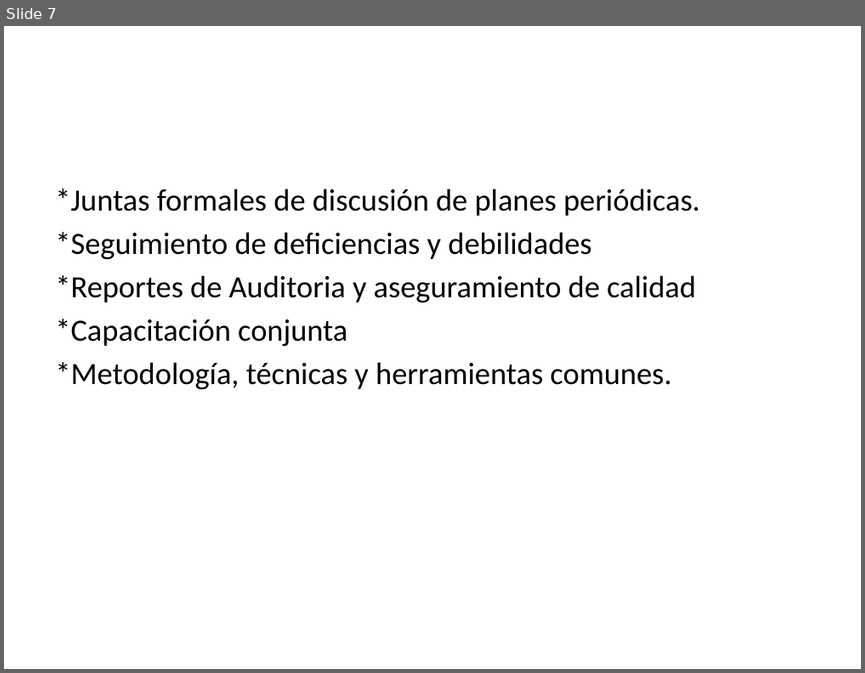
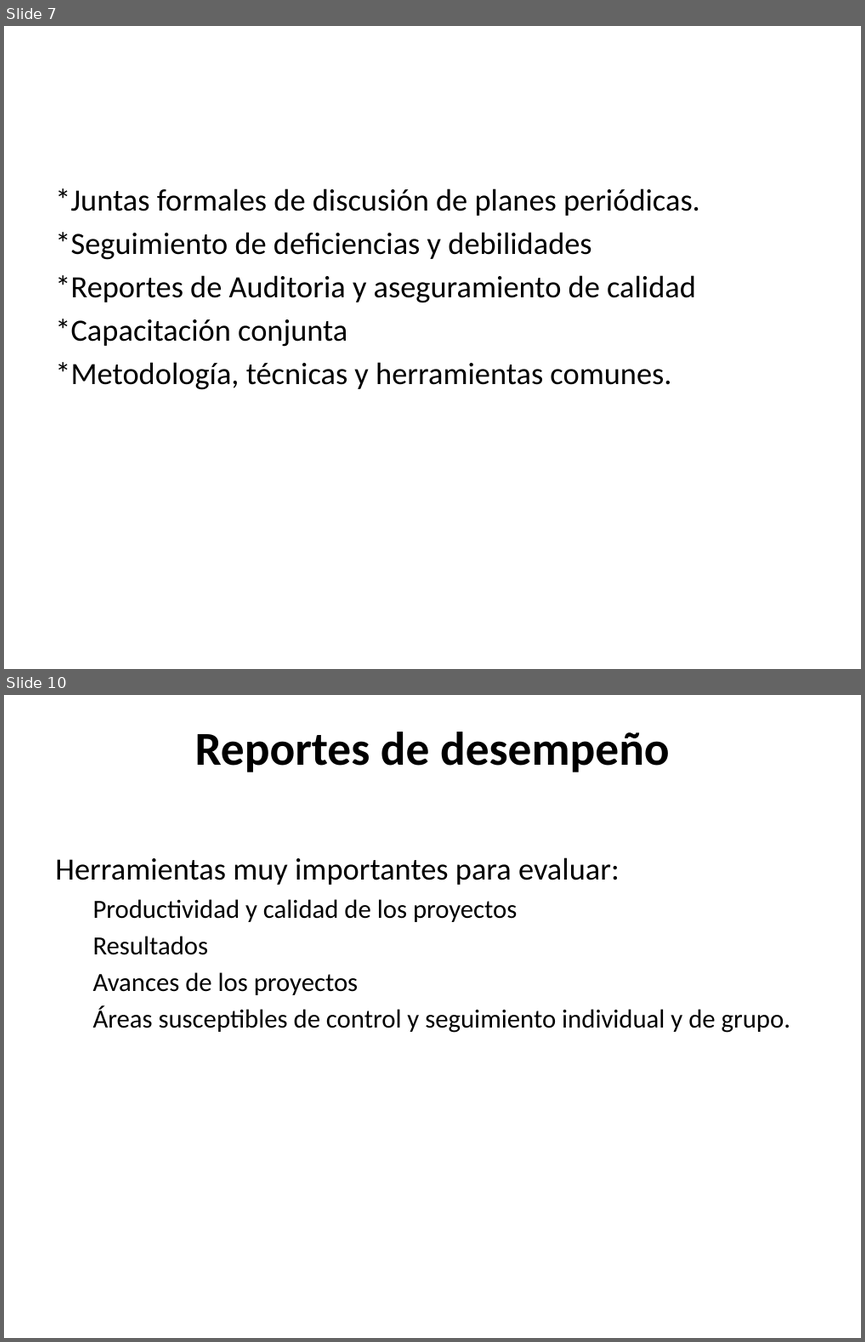
Before and after one commit to lc850/auditoria, a slide deck: unidad III (organizacion).pptx. Shown one above the other, each under a label of ours: slide 7 before the commit, slides 7 and 10 after it; the slides between them are not shown. The pictures are 865x673 and 865x1342 pixels, drawn with LibreOffice and Linux fonts; fonts in the diff are those of the drawing. Boxes give left, top, right and bottom in pixels: in the first picture for what was removed or moved away, otherwise in the second. Text is boxed around its words. In the diff, an @@ line names an element or a change of style, - is before the commit and + after.

```diff
--- a/unidad III (organizacion).pptx
+++ b/unidad III (organizacion).pptx
@@ slide 10 added at (4, 695, 861, 1338), background #FFFFFF @@
@@ title added at (195, 732, 670, 772), 39.6 pt, text #000000, bold @@
+Reportes de desempeño
@@ text added at (55, 857, 790, 1032), 22 pt, text #000000 @@
+Herramientas muy importantes para evaluar:
+  Productividad y calidad de los proyectos
+  Resultados
+  Avances de los proyectos
+  Áreas susceptibles de control y seguimiento individual y de grupo.
```
Also in this commit, not shown: 4 other slides added, 1 other file.
